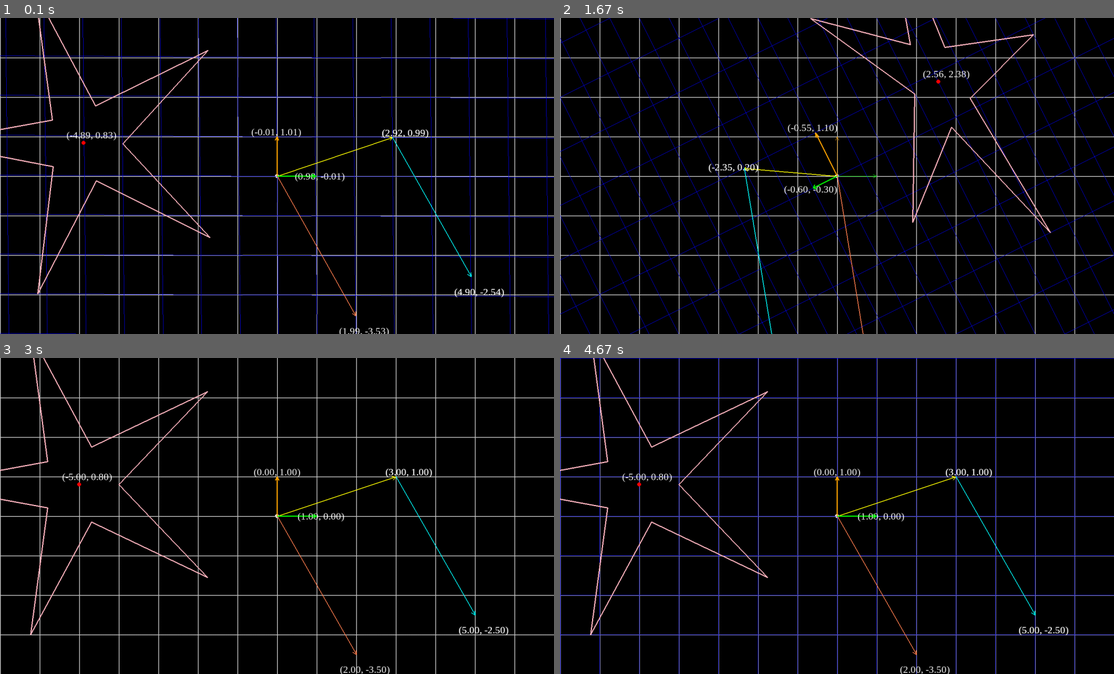
Above: before the commit, frames 1-4 (two rows, left to right).
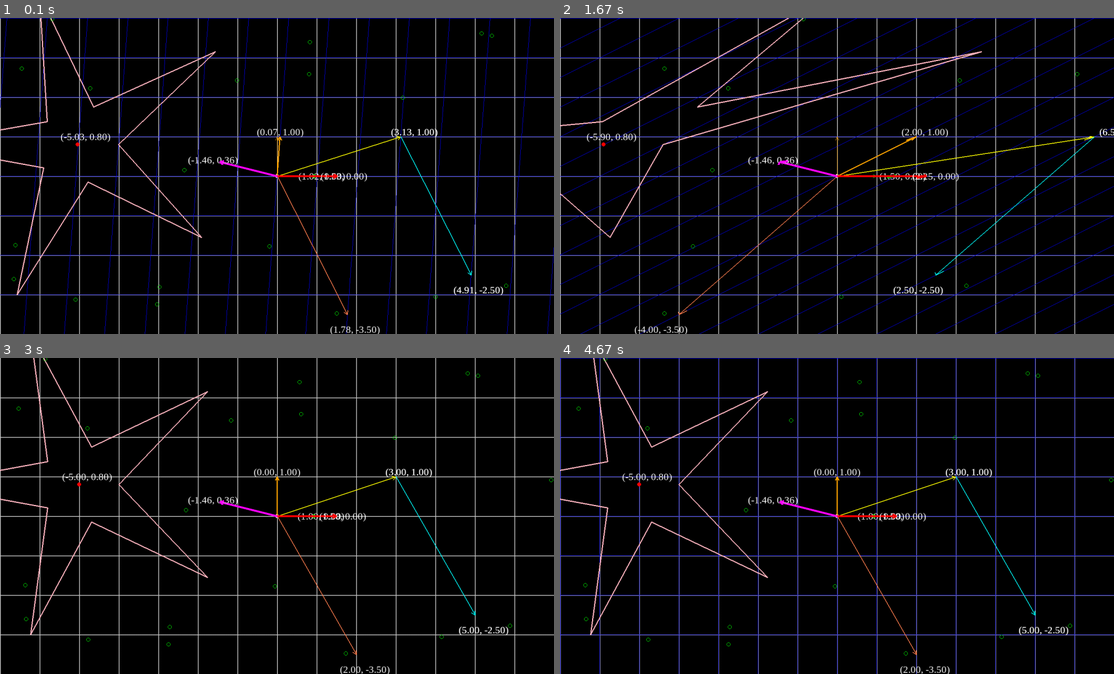
Above: after the commit, the same moments.

Repository: benzimraaa/Linear-Algebra-Simulator
Game: pygame game, started from LinearSpace.py
Two runs of this game, one before a commit and one after it. Both use one fixed random seed, a clock stepped at 60 frames per second and the inputs below.
Inputs:
- Up to frame 1 (0.1 s): no input
- Up to frame 2 (1.67 s): hold Right 0.33-0.8 s
- Up to frame 3 (3 s): hold Left 1.67-2.2 s; hold Down 2.23-2.53 s
- Up to frame 4 (4.67 s): hold Up 3-3.37 s; hold Right 3.4-4.03 s; hold Down 4.07-4.43 s; hold Left from 4.47 s (still down)

The runs differ from the first frame. In frame 1, 11% of the frame differs, in the area x 0-100%, y 0-100%; in frame 2, 14%; in frame 3, 0.4%; in frame 4, 0.4%.

Commit message:
fix eigenvectors

Diff:
--- a/LinearSpace.py
+++ b/LinearSpace.py
@@ -1,4 +1,5 @@
 from functools import partial
+import random
 import pygame
 import sys
 from Star import Star
@@ -39,31 +40,42 @@
 vec2_o = Vector(200, -350)
 circle = Circle(100,(-50, 100))
 star = Star(5, 400, 100, (-500, 80))
+points = []
+# random circles (points)
+for i in range(20):
+    circle = Circle(5, (random.randint(-width/2, width/2), random.randint(-height/2, height/2)))
+    points.append(circle)
 
 
+# trans_mat = Rotation(np.pi/3)
+# trans_mat = Scaling(2, 1.5) * Rotation(np.pi/3)
+trans_mat = Transformation(np.array([[3,4],
+                                     [0,2]])/2)
+# trans_mat = Shear(0.5, 0) * Scaling(2, 1)
 
-# trans_mat = Rotation(np.pi/2)
-# trans_mat = Scaling(-1.2, 1.1)
-trans_mat = Shear(-0.5, 0.5)*Scaling(-0.6, 1.1)
 # *Translation(-50, -100)
-# print("-"*20,'\n'*3)
-# print_colored_matrix(trans_mat.get_eigenvectors())
-# print("-"*20,'\n'*3)
+print()
+print("-"*20,'\n'*3)
+print_colored_matrix(trans_mat.get_eigenvectors())
+print("-"*20,'\n'*3)
 
-# eigen_vec = trans_mat.get_eigenvectors()[0].real
+eigen_vec_1 = trans_mat.get_eigenvectors()[:,0]
+eigen_vec_2 = trans_mat.get_eigenvectors()[:,1]
 
-# print(eigen_vec)
+# print(eigen_vec_1)
 
-# assert np.linalg.norm(eigen_vec) != 0
+assert np.linalg.norm(eigen_vec_1) != 0
 
-# eigen_vec = eigen_vec / np.linalg.norm(eigen_vec) * 150
+eigen_vec_1 = eigen_vec_1 / np.linalg.norm(eigen_vec_1) * 150
+eigen_vec_2 = eigen_vec_2 / np.linalg.norm(eigen_vec_2) * 150
 
-# e_vec = Vector(eigen_vec[0], eigen_vec[1])
+e_vec_1 = Vector(eigen_vec_1[0], eigen_vec_1[1])
+e_vec_2 = Vector(eigen_vec_2[0], eigen_vec_2[1])
 
 objects = [origin, grid,
            vec_i, vec_j, vec1, vec2, vec2_o, circle,star,
-            #  e_vec
-             ]
+             e_vec_1, e_vec_2
+             ]+points
 
 # Main game loop
 running = True
@@ -125,8 +137,14 @@
     star.draw(screen, colors.pink, width=3)
     # circle.draw(screen, colors.green, width=1)
 
-    # e_vec.draw(screen, colors.gold, width=5)
-    # e_vec.draw_fixed(screen, colors.gold, width=1)
+    e_vec_1.draw(screen, colors.red, width=5)
+    e_vec_1.draw_fixed(screen, colors.red, width=1)
+
+    e_vec_2.draw(screen, colors.magenta, width=5)
+    e_vec_2.draw_fixed(screen, colors.magenta, width=1)
+
+    for point in points:
+        point.draw(screen, colors.green, width=1)
 
     # (vec1 + vec2_o).draw(screen, colors.green, width=2)
 
--- a/SpaceObjects.py
+++ b/SpaceObjects.py
@@ -33,6 +33,7 @@
 vec1 = Vector(300, 100)
 vec2 = Vector(200, -350, start=vec1.end)
 vec2_o = Vector(200, -350)
+star = Star(5, 300, 100, (-500, 80))
 
 # Main game loop
 running = True
@@ -52,6 +53,7 @@
     vec2.draw(screen, colors.cyan, width=2)
     vec2_o.draw(screen, colors.coral, width=2)
     (vec1 + vec2_o).draw(screen, colors.green, width=2)
+    star.draw(screen, colors.red, width=2)
 
     # Update the display
     pygame.display.flip()
--- a/pygame_draw_utils.py
+++ b/pygame_draw_utils.py
@@ -7,11 +7,6 @@
     """Converts a coordinate from math coordinates to pixel coordinates."""
     if isinstance(vec, tuple):
         vec = list(vec)
-        if len(vec) == 4:
-            vec[0] = scale * vec[0] + window_width / 2
-            vec[1] = window_height / 2 - scale * vec[1]
-            return tuple(vec)
-
     vec = vec.copy()
     vec[0] = scale * vec[0] + window_width / 2
     vec[1] = window_height / 2 - scale * vec[1]
Not shown, added: .gitignore
